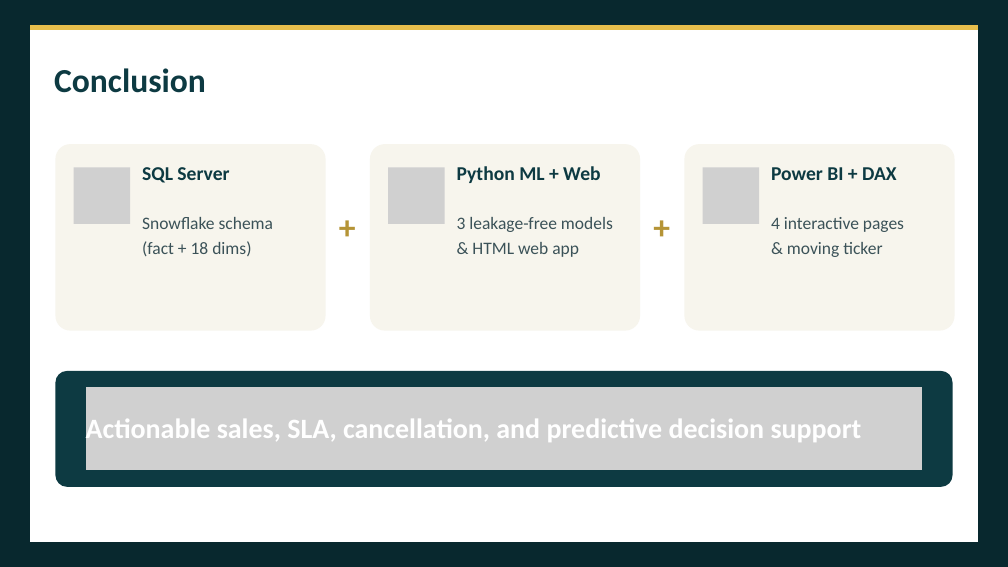
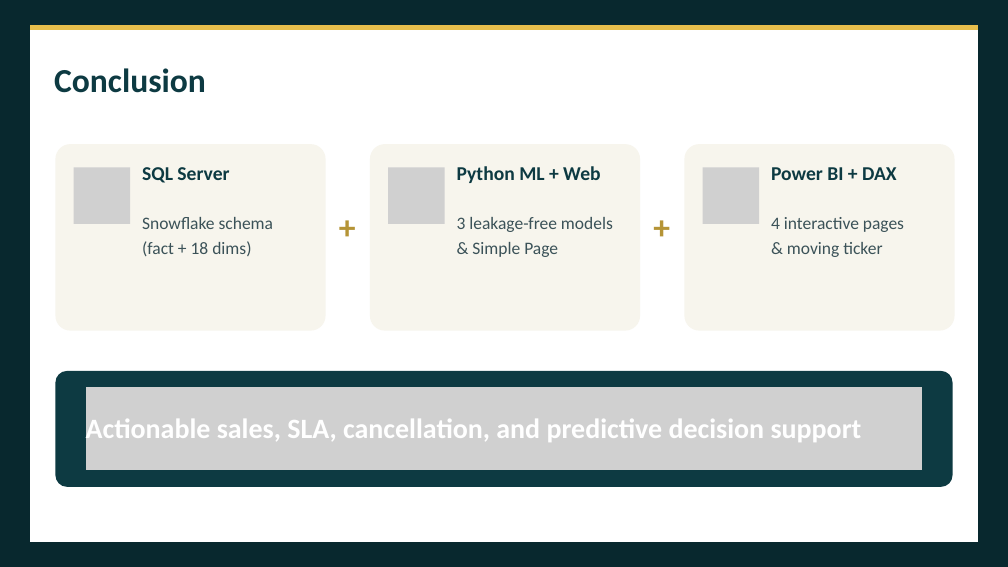
Before and after one commit to Team5-Depi/Supply-Chain-Dataset-Analysis-Final_Project, a slide deck: slide 14 of Presentation/Supply_Chain_Dataset_Analysis_Presentation.pptx. Drawn at 1008x567 pixels with LibreOffice and Linux fonts; fonts in the diff are those of the drawing; grey boxes stand for pictures. Boxes give left, top, right and bottom in pixels: in the first picture for what was removed or moved away, otherwise in the second. Text is boxed around its words. In the diff, an @@ line names an element or a change of style, - is before the commit and + after.

```diff
--- a/Presentation/Supply_Chain_Dataset_Analysis_Presentation.pptx
+++ b/Presentation/Supply_Chain_Dataset_Analysis_Presentation.pptx
@@ text at (x1=472, y1=242, x2=558, y2=257): text changed @@
-& HTML web app
+& Simple Page
```
Also in this commit, not shown: 3 other slides changed, 7 other files.
